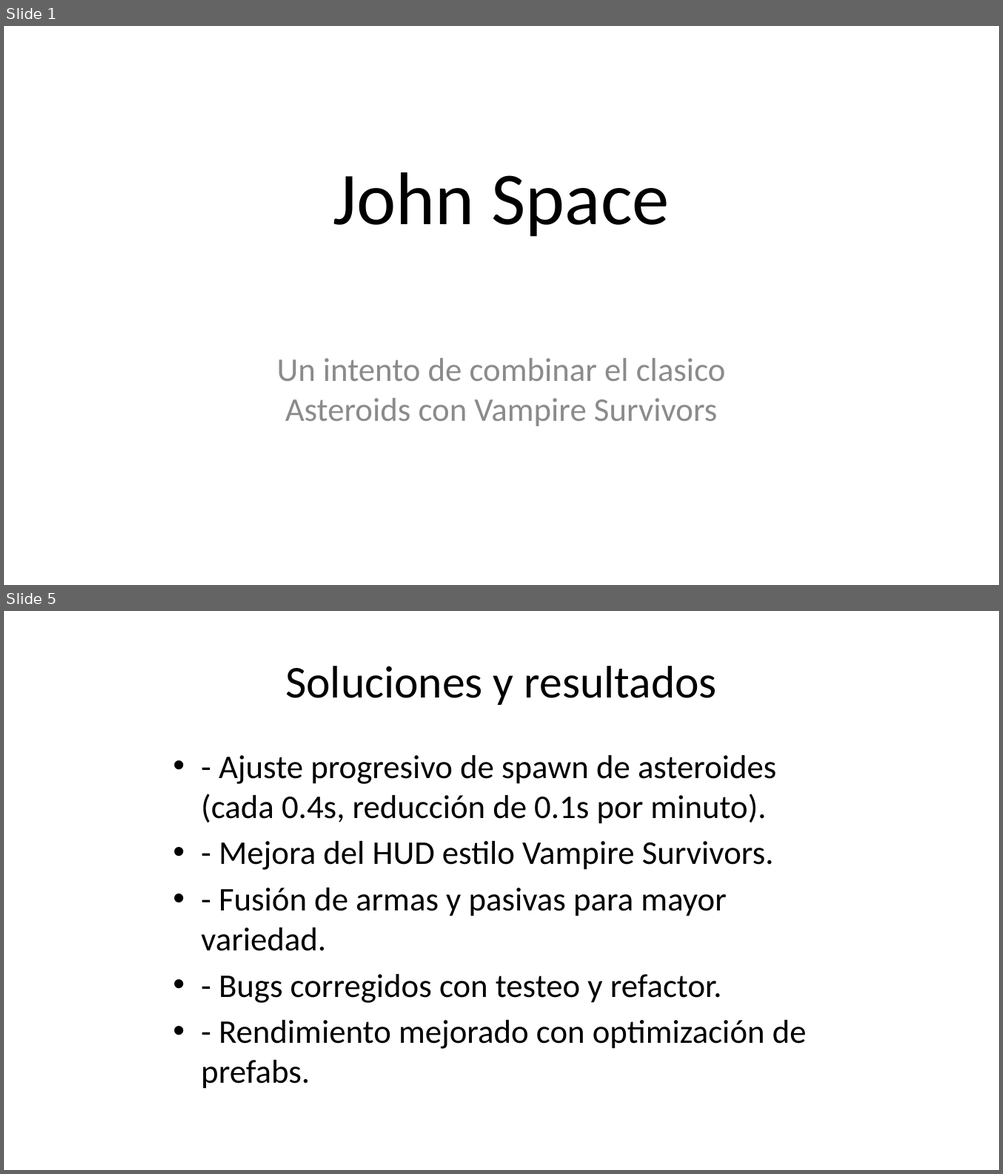
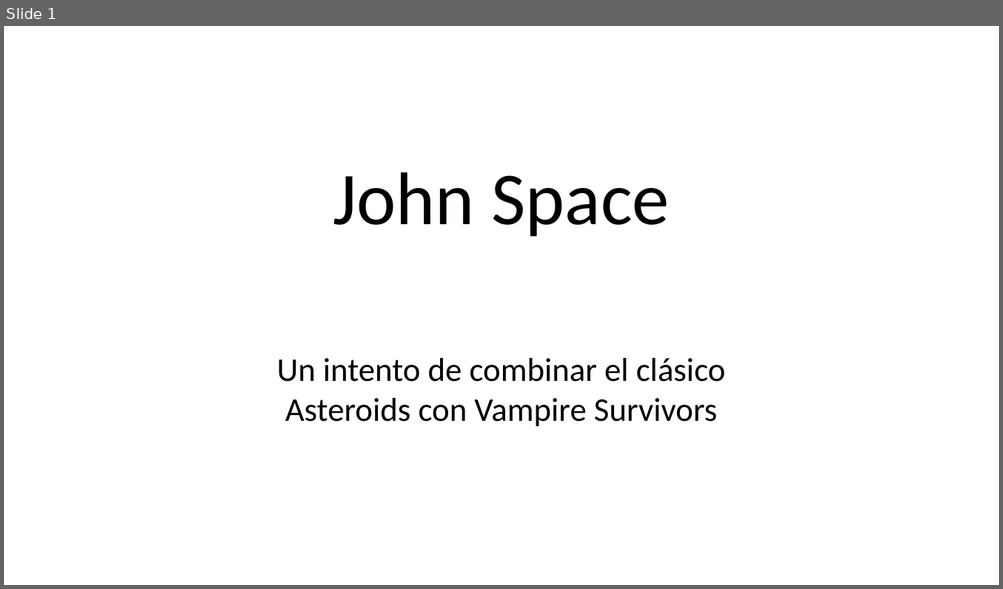
Before and after one commit to AdriCabado/John_Space, a slide deck: John_Space_Presentacion.odp. Shown one above the other, each under a label of ours: slides 1 and 5 before the commit, slide 1 after it; the slides between them are not shown. The pictures are 1003x1174 and 1003x589 pixels, drawn with LibreOffice and Linux fonts; fonts in the diff are those of the drawing. Boxes give left, top, right and bottom in pixels: in the first picture for what was removed or moved away, otherwise in the second. Text is boxed around its words. In the diff, an @@ line names an element or a change of style, - is before the commit and + after.

```diff
--- a/John_Space_Presentacion.odp
+++ b/John_Space_Presentacion.odp
@@ slide 5 removed at [4,611,999,1170], background #FFFFFF @@
@@ title removed at [285,666,717,705] @@
-Soluciones y resultados
@@ text removed at [201,755,806,1089] @@
-• - Ajuste progresivo de spawn de asteroides (cada 0.4s, reducción de 0.1s por minuto).
-• - Mejora del HUD estilo Vampire Survivors.
-• - Fusión de armas y pasivas para mayor variedad.
-• - Bugs corregidos con testeo y refactor.
-• - Rendimiento mejorado con optimización de prefabs.
@@ slide 1 changed as well @@
@@ subtitle at [277,358,726,427]: text changed; text colour #8C8C8C to #000000 @@
-Un intento de combinar el clasico Asteroids con Vampire Survivors
+Un intento de combinar el clásico Asteroids con Vampire Survivors
```
Also in this commit, not shown: 1 other slide changed, 6 slides added, 4 other slides removed.
